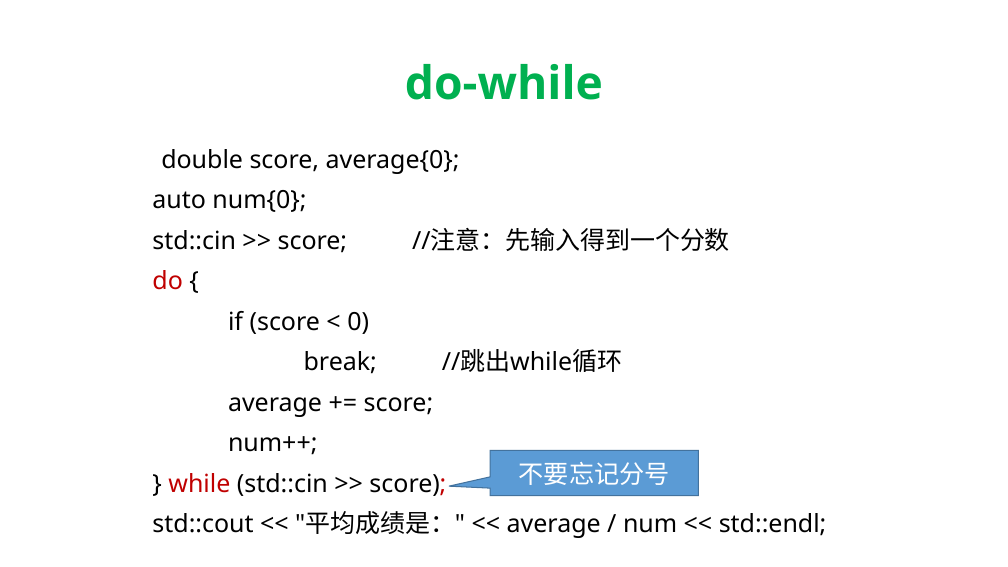
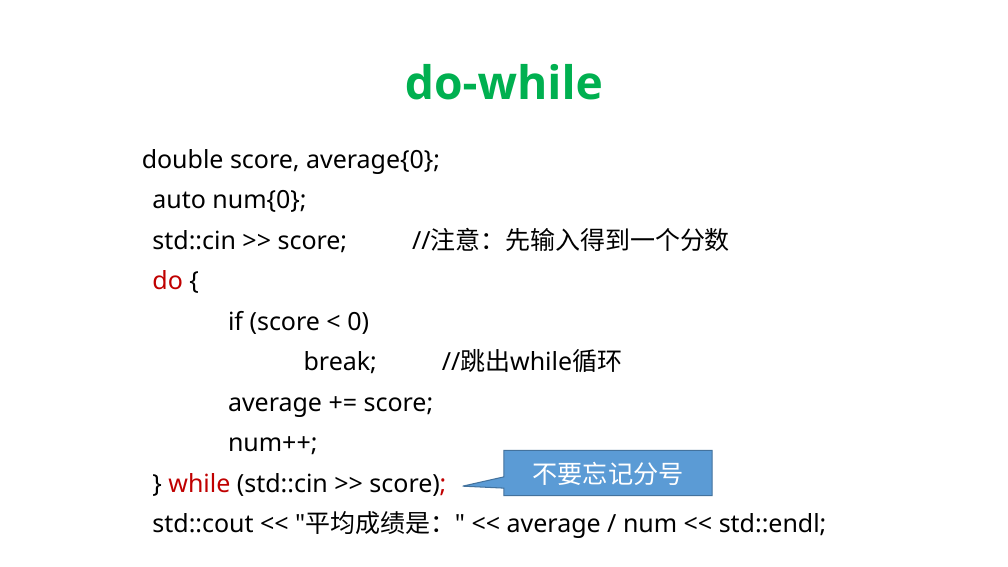
Before and after one commit to hwdong-net/cplusplus17, a slide deck: slide 33 of ppt/4. 语句.pptx. Drawn at 1008x567 pixels with LibreOffice and Linux fonts; fonts in the diff are those of the drawing. Boxes give left, top, right and bottom in pixels: in the first picture for what was removed or moved away, otherwise in the second. Text is boxed around its words. In the diff, an @@ line names an element or a change of style, - is before the commit and + after.

```diff
--- a/ppt/4. 语句.pptx
+++ b/ppt/4. 语句.pptx
@@ text "double score, average{0};" rewrapped from (x1=152, y1=149, x2=827, y2=538) to (x1=142, y1=149, x2=827, y2=538) @@
@@ speech box "不要忘记分号" moved from (x1=490, y1=451, x2=698, y2=496) to (x1=504, y1=451, x2=712, y2=496) @@
```
Also in this commit, not shown: 6 other slides changed, 1 slide added, 1 slide removed.
